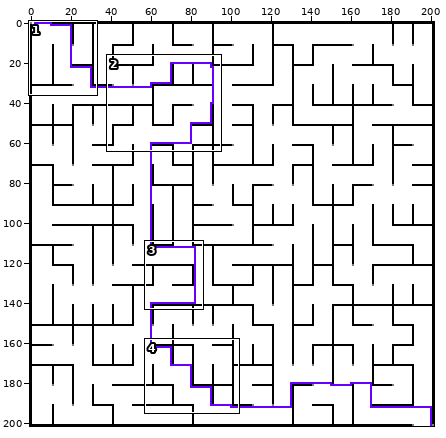
Sprite sheet: solved/maze_02_solved.png. Above, an overview of the earlier version with the close-up marked.
Close-up. The starting point:
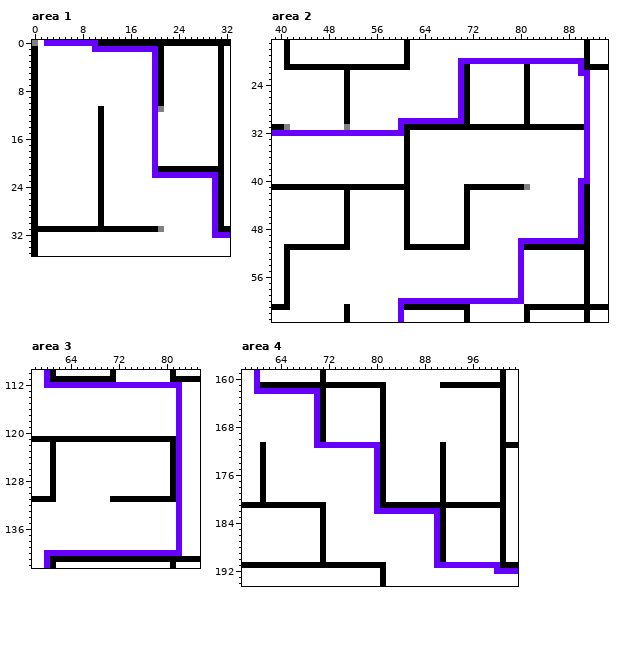
The file is 202x202 pixels. Shown: area 1: x 0..32, y 0..35; area 2: x 39..94, y 17..63; area 3: x 58..85, y 110..142; area 4: x 58..103, y 159..194. The commit also changed other parts of the picture, which this record leaves out.
The same view after the edit:
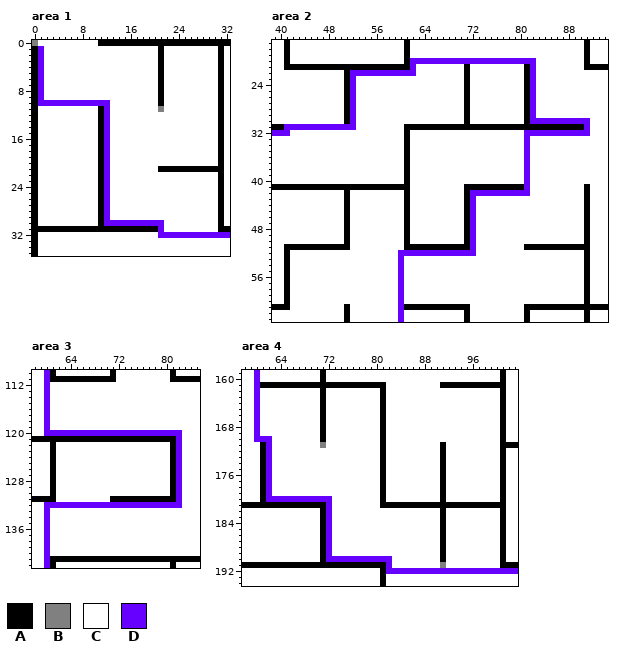
Palette (. is transparent): A #000000  B #808080  C #ffffff  D #6600ff
The edit:
Changed rows in their new state; - is an unchanged pixel.
Area 1:
first column x 1:
 0 -CCCCCCCCC--------------------
 1 D--------CCCCCCCCCCC----------
 2 D------------------C----------
 3 D------------------C----------
 4 D------------------C----------
 5 D------------------C----------
 6 D------------------C----------
 7 D------------------C----------
 8 D------------------C----------
 9 D------------------C----------
10 DDDDDDDDDDDD-------C----------
11 -----------D-------C----------
12 -----------D-------C----------
13 -----------D-------C----------
14 -----------D-------C----------
15 -----------D-------C----------
16 -----------D-------C----------
17 -----------D-------C----------
18 -----------D-------C----------
19 -----------D-------C----------
20 -----------D-------C----------
21 -----------D-------C----------
22 -----------D-------CCCCCCCCCCC
23 -----------D-----------------C
24 -----------D-----------------C
25 -----------D-----------------C
26 -----------D-----------------C
27 -----------D-----------------C
28 -----------D-----------------C
29 -----------D-----------------C
30 -----------DDDDDDDDDD--------C
31 --------------------D--------C
32 --------------------DDDDDDDDD-
Area 2:
first column x 41:
20 ---------------------DDDDDDDD-------------CCCCCCCC-
21 ---------------------D-------C-----------D-------C-
22 -----------DDDDDDDDDDD-------C-----------D-------CC
23 -----------D-----------------C-----------D--------C
24 -----------D-----------------C-----------D--------C
25 -----------D-----------------C-----------D--------C
26 -----------D-----------------C-----------D--------C
27 -----------D-----------------C-----------D--------C
28 -----------D-----------------C-----------D--------C
29 -----------D-----------------C-----------D--------C
30 -----------D-------CCCCCCCCCCC-----------DDDDDDDDD-
31 DDDDDDDDDDDD-------C-------------------------------
32 -CCCCCCCCCCCCCCCCCCC--------------------DDDDDDDDDD-
33 ----------------------------------------D---------C
34 ----------------------------------------D---------C
35 ----------------------------------------D---------C
36 ----------------------------------------D---------C
37 ----------------------------------------D---------C
38 ----------------------------------------D---------C
39 ----------------------------------------D---------C
40 ----------------------------------------D--------CC
41 ----------------------------------------D--------C-
42 -------------------------------DDDDDDDDDD--------C-
43 -------------------------------D-----------------C-
44 -------------------------------D-----------------C-
45 -------------------------------D-----------------C-
46 -------------------------------D-----------------C-
47 -------------------------------D-----------------C-
48 -------------------------------D-----------------C-
49 -------------------------------D-----------------C-
50 -------------------------------D-------CCCCCCCCCCC-
51 -------------------------------D-------C-----------
52 -------------------DDDDDDDDDDDDD-------C-----------
53 -------------------D-------------------C-----------
54 -------------------D-------------------C-----------
55 -------------------D-------------------C-----------
56 -------------------D-------------------C-----------
57 -------------------D-------------------C-----------
58 -------------------D-------------------C-----------
59 -------------------D-------------------C-----------
60 --------------------CCCCCCCCCCCCCCCCCCCC-----------
Area 3:
first column x 60:
112 -CCCCCCCCCCCCCCCCCCCCCC
113 D---------------------C
114 D---------------------C
115 D---------------------C
116 D---------------------C
117 D---------------------C
118 D---------------------C
119 D---------------------C
120 DDDDDDDDDDDDDDDDDDDDDD-
first column x 60:
132 DDDDDDDDDDDDDDDDDDDDDD-
133 D---------------------C
134 D---------------------C
135 D---------------------C
136 D---------------------C
137 D---------------------C
138 D---------------------C
139 D---------------------C
140 -CCCCCCCCCCCCCCCCCCCCCC
Area 4:
first column x 60:
162 -CCCCCCCCCC------------------------------
163 D---------C------------------------------
164 D---------C------------------------------
165 D---------C------------------------------
166 D---------C------------------------------
167 D---------C------------------------------
168 D---------C------------------------------
169 D---------C------------------------------
170 DDD-------C------------------------------
171 --D-------CBCCCCCCCCC--------------------
172 --D-----------------C--------------------
173 --D-----------------C--------------------
174 --D-----------------C--------------------
175 --D-----------------C--------------------
176 --D-----------------C--------------------
177 --D-----------------C--------------------
178 --D-----------------C--------------------
179 --D-----------------C--------------------
180 --DDDDDDDDDDD-------C--------------------
181 ------------D-------C--------------------
182 ------------D-------CCCCCCCCCCC----------
183 ------------D-----------------C----------
184 ------------D-----------------C----------
185 ------------D-----------------C----------
186 ------------D-----------------C----------
187 ------------D-----------------C----------
188 ------------D-----------------C----------
189 ------------D-----------------C----------
190 ------------DDDDDDDDDDD-------C----------
191 ----------------------D-------CBCCCCCCCCC
192 ----------------------DDDDDDDDDDDDDDDDDD-
